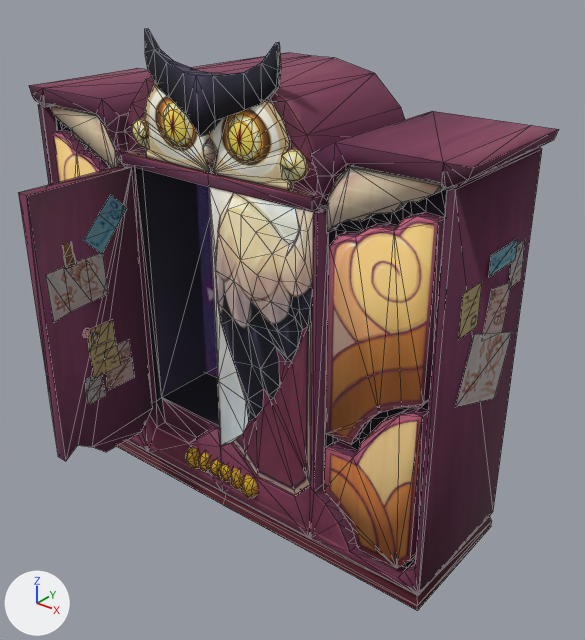
What one commit did to the FBX model rd/trunk/Client/cms/Assets/SourceAsset/scene/wuzi/wz_guizi.FBX.
Before and after are seen from a 50 mm lens placed at (0.1454, -0.0778, 0.1643), pointed at (0.093, -0.0123, 0.1237). The axes (+X, +Y, +Z) are drawn at lower left. The lights are the same throughout. Mesh edges are drawn as thin lines. Where no turn or scale is listed for an object, it has been applied to the vertices.

The first picture shows 'guizi@moxing', 'guizi_02'.
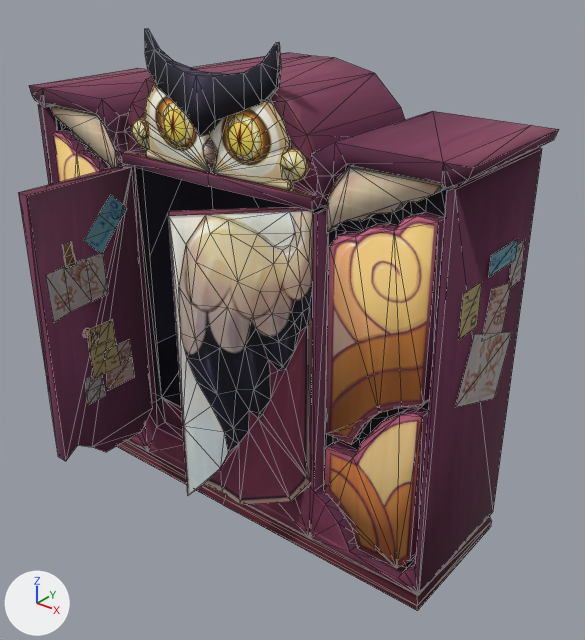
What differs and where, as boxes (x1, y1, x2, y2) in the pictures (585 x 640 px; the box of a moved part takes in the faces that stretch with it):
'guizi_02', deleted: before (207, 287, 214, 301)
part 1 of me_mesh_001, moved or reshaped: before (209, 187, 323, 495); after (168, 207, 313, 505)
part 2 of me_mesh_001, moved or reshaped: before (143, 165, 242, 427); after (143, 165, 294, 407)

The change, as a list of edits to the scene's bpy script:
```text
Change me_mesh_001:
    used by ob_guizi_moxing; location = (0.0879, -0.0175, 0.1272)
    remove me_mesh_001.from_pydata(...)  # 1012 vertices, 1646 faces; spans x -0.0293..0.0293, y -0.0158..0.0158, z -0.0278..0.0278
    add me_mesh_001.from_pydata(...)  # 1012 vertices, 1640 faces; spans x -0.0293..0.0293, y -0.0158..0.0224, z -0.0278..0.0278
    me_mesh_001 part 1: the loose piece of 86 vertices spanning x -0.0001..0.0135, y -0.0045..-0.0008, z -0.0208..0.0131 is turned 45 degrees about the z axis through its middle, then moved by (0.002, -0.0043, 0.0)
    me_mesh_001 part 2
    11 vertices are removed from x -0.0121..0.0121, y -0.0008..0.0158, z -0.0176..0.0145
    22 faces are deleted
    6 vertices are added at (0.0, 0.0224, -0.0176), (-0.0238, -0.0004, -0.0176), (-0.0238, 0.0224, -0.0176), (0.023, 0.0224, -0.0176), (0.023, -0.0004, -0.0176), (0.0, -0.0008, 0.0145)
    5 new vertices lie (0.0, 0.0, 0.031) away from vertices in x -0.0238..0.023, y -0.0004..0.0224, z -0.0176
    16 new faces join them
Remove ob_guizi_02:
    ob_guizi_02 = bpy.data.objects.new('guizi_02', me_mesh)
    ob_guizi_02.location = (0.0879, -0.0097, 0.1251)
```
